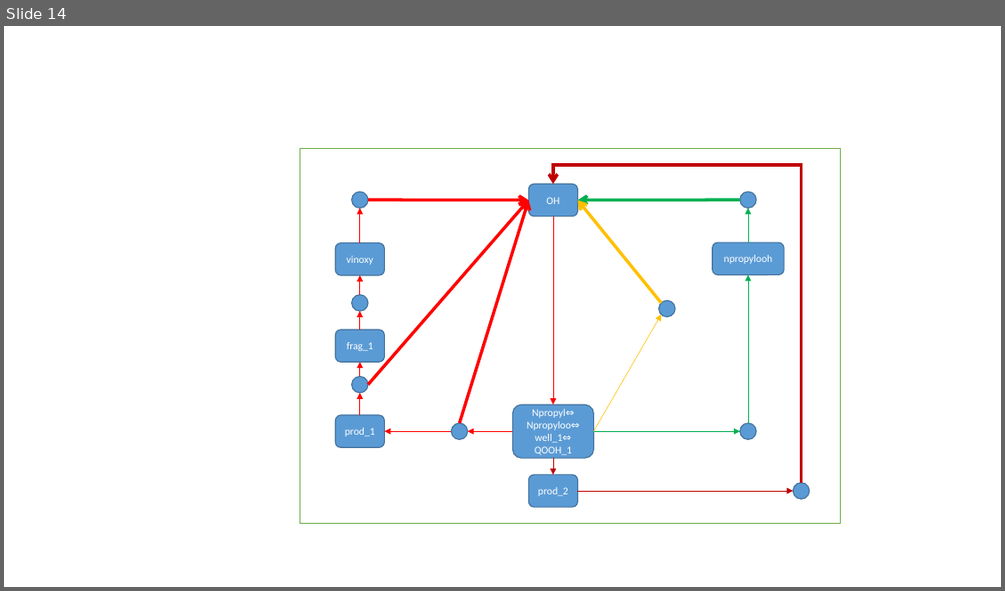
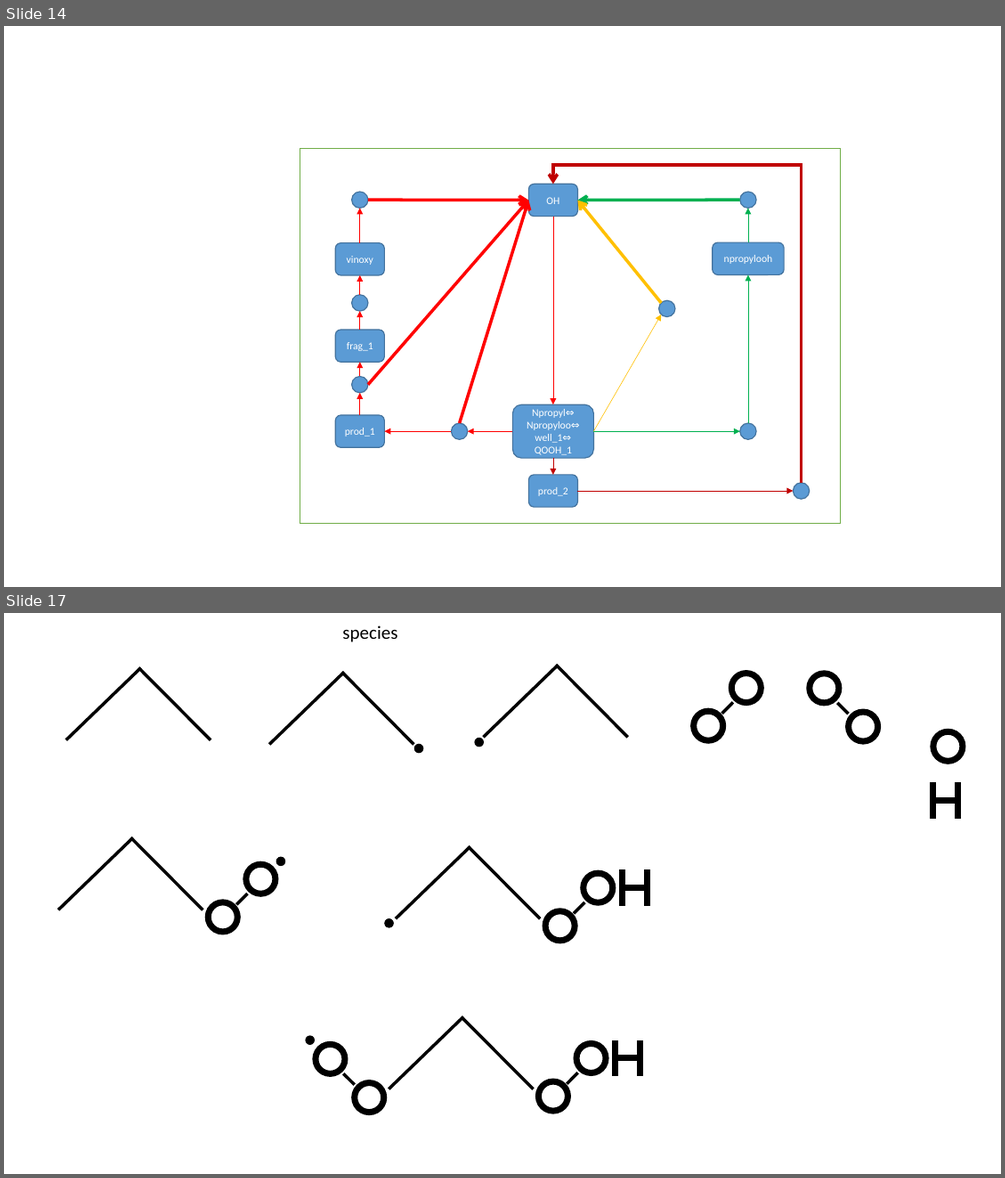
Before and after one commit to AdamPI314/Catalytic-Cycle, a slide deck: theory/figures/n_propane_figures.pptx. Shown one above the other, each under a label of ours: slide 14 before the commit, slides 14 and 17 after it; the slides between them are not shown. The pictures are 1005x591 and 1005x1178 pixels, drawn with LibreOffice and Linux fonts; fonts in the diff are those of the drawing. Boxes give left, top, right and bottom in pixels: in the first picture for what was removed or moved away, otherwise in the second. Text is boxed around its words. In the diff, an @@ line names an element or a change of style, - is before the commit and + after.

```diff
--- a/theory/figures/n_propane_figures.pptx
+++ b/theory/figures/n_propane_figures.pptx
@@ slide 17 added at (x1=4, y1=613, x2=1001, y2=1174), background #FFFFFF @@
@@ text added at (x1=342, y1=625, x2=397, y2=642), 18 pt, text #000000 @@
+species
@@ line added from (484, 737) to (558, 665), #000000 3 pt @@
@@ line added from (628, 737) to (556, 665), #000000 3 pt @@
@@ line added from (66, 740) to (141, 667), #000000 3 pt @@
@@ line added from (210, 740) to (138, 667), #000000 3 pt @@
@@ line added from (269, 745) to (344, 672), #000000 3 pt @@
@@ line added from (413, 745) to (342, 672), #000000 3 pt @@
@@ ellipse added at (x1=732, y1=673, x2=760, y2=702), fill #FFFFFF, outline #000000 6 pt @@
@@ ellipse added at (x1=809, y1=674, x2=839, y2=703), fill #FFFFFF, outline #000000 6 pt @@
@@ ellipse added at (x1=694, y1=711, x2=722, y2=740), fill #FFFFFF, outline #000000 6 pt @@
@@ line added from (722, 714) to (733, 703), #000000 3 pt @@
@@ line added from (849, 714) to (838, 703), #000000 3 pt @@
@@ ellipse added at (x1=849, y1=712, x2=877, y2=741), fill #FFFFFF, outline #000000 6 pt @@
@@ ellipse added at (x1=414, y1=744, x2=423, y2=752), fill #000000, outline #000000 1 pt @@
@@ ellipse added at (x1=475, y1=738, x2=484, y2=747), fill #000000, outline #000000 1 pt @@
@@ ellipse added at (x1=933, y1=732, x2=963, y2=761), fill #FFFFFF, outline #000000 6 pt @@
@@ line added from (933, 782) to (933, 819), #000000 6 pt @@
@@ line added from (957, 783) to (957, 819), #000000 6 pt @@
@@ line added from (933, 800) to (957, 800), #000000 6 pt @@
@@ group added at (x1=58, y1=837, x2=285, y2=932): 3 lines, 3 ellipses @@
@@ group added at (x1=385, y1=846, x2=647, y2=941): 6 lines, 3 ellipses @@
@@ group added at (x1=306, y1=1017, x2=639, y2=1111): 7 lines, 5 ellipses @@
```
Also in this commit, not shown: 1 slide changed, 2 other slides added, 2 other files.
